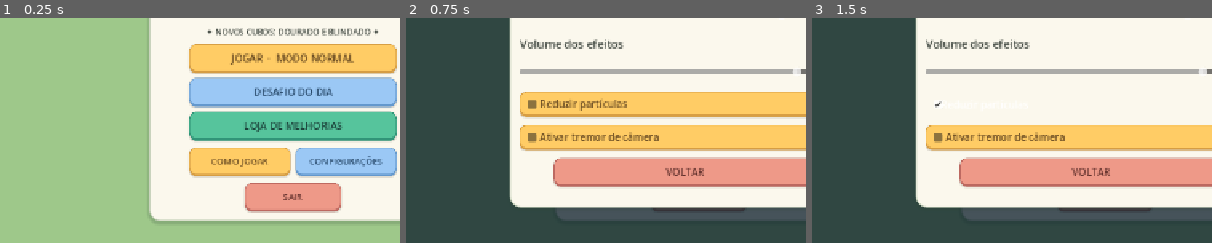
Above: before the commit, frames 1-3 (left to right).
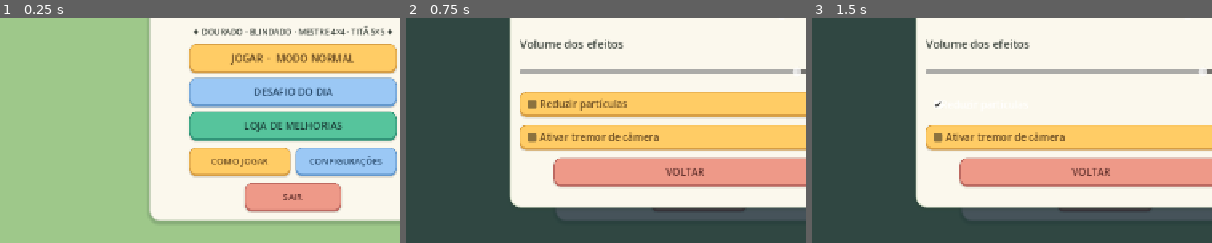
Above: after the commit, the same moments.

Repository: kardecallan566/KubRogue
Game: Godot game, scene res://scenes/c7/hub_stage.tscn
The game is run twice, just before and just after one commit, with the same random seed, the same clock (stepped at 60 frames per second) and the same inputs.
Inputs:
- Up to frame 1 (0.25 s): no input
- Up to frame 2 (0.75 s): click "CONFIGURAÇÕES" at 0.5 s
- Up to frame 3 (1.5 s): click "Reduzir partículas" at 1.25 s
The pictures show only the part of the screen within x 13-63%, y 42-92%; the shares and areas given below are measured in that part.

The runs differ from the first frame. In frame 1, 1.2% of the frame differs, in the area x 48-98%, y 3-8%; in frame 2, nothing differs; in frame 3, nothing differs.

Commit message:
feat(c7): functional 4x4 and 5x5 cubes with inner layers, visuals and rewards

Diff:
--- a/scripts/c7/game_stage.gd
+++ b/scripts/c7/game_stage.gd
@@ -15,6 +15,7 @@
 const BossVisual = preload("res://scripts/visual/cube_3x3.gd")
 const CubeBase = preload("res://scripts/visual/cube_3x3.gd")
 const CubeVisual = preload("res://scripts/visual/cube_2x2.gd")
+const LargeCubeVisual = preload("res://scripts/visual/cube_nxn.gd")
 const HandCursor = preload("res://scripts/c5/hand_cursor_sprite.gd")
 const ACTION_INTERVAL := 0.34
 const ROTATION_DURATION := 0.26
@@ -574,7 +575,7 @@
     animation_clock = 0.0
     action_cooldown = 0.0
     paused = not save_ready
-    message_label.text = "Dourado +32 · Blindado +30 · Elite +80." if save_ready else (
+    message_label.text = "Dourado 32 · Blindado 30 · Mestre 4×4 68 · Titã 5×5 110." if save_ready else (
         "Salvamento indisponível: não é seguro começar a partida.")
     _set_summary_visible(false)
     _spawn_one_if_possible()
@@ -623,11 +624,23 @@
     root.name = "CubeActor_%d_%s" % [id, kind]
     root.position = Vector3(p.x, 0.0, p.y)
     add_child(root)
-    var cube: CubeBase = BossVisual.new() if kind == "elite" else CubeVisual.new()
-    cube.name = "Cube2x2"
-    var scale_size := 1.49 if kind == "elite" else (1.78 if kind == "reinforced" else 1.65)
+    var cube: CubeBase
+    if kind == "master4":
+        cube = LargeCubeVisual.new(4)
+    elif kind == "master5":
+        cube = LargeCubeVisual.new(5)
+    elif kind == "elite":
+        cube = BossVisual.new()
+    else:
+        cube = CubeVisual.new()
+    cube.name = "Cube%d" % (5 if kind == "master5" else (4 if kind == "master4" else (3 if kind == "elite" else 2)))
+    var scale_size := 1.85 if kind == "master5" else (1.72 if kind == "master4" else (
+        1.49 if kind == "elite" else (1.78 if kind == "reinforced" else 1.65)))
     cube.scale = Vector3.ONE * scale_size
-    cube.position.y = (cube.CELL + cube.STEP * (2.0 if kind == "elite" else 1.0)) * scale_size * 0.5
+    if kind == "master4" or kind == "master5":
+        cube.position.y = float(cube.call("visual_height")) * scale_size * 0.5
+    else:
+        cube.position.y = (cube.CELL + cube.STEP * (2.0 if kind == "elite" else 1.0)) * scale_size * 0.5
     root.add_child(cube)
     # Two distinct challenges, no HP: 2-4 legal inverses vs 5-8.
     var depth := director.scramble_depth(kind, id, build.reinforced_reduction())
@@ -662,7 +675,7 @@
         "kind": kind, "home": Vector2(p.x, p.y),
         "awarded": false, "accent": accent
     }
-    _sound("elite" if kind == "elite" or kind == "armored" else ("coins" if kind == "golden" else "spawn"))
+    _sound("elite" if kind in ["elite", "armored", "master4", "master5"] else ("coins" if kind == "golden" else "spawn"))
     var spawn_title := ""
     if kind == "elite":
         spawn_title = "ELITE 3×3!"
@@ -670,8 +683,12 @@
         spawn_title = "✦ CUBO DOURADO!"
     elif kind == "armored":
         spawn_title = "◆ CUBO BLINDADO!"
+    elif kind == "master4":
+        spawn_title = "✦ MESTRE 4×4!"
+    elif kind == "master5":
+        spawn_title = "✧ TITÃ 5×5!"
     _spark(root.position + Vector3(0, cube.position.y, 0),
-        "elite" if kind == "elite" or kind == "armored" else ("coins" if kind == "golden" else "turn"),
+        "elite" if kind in ["elite", "armored", "master4", "master5"] else ("coins" if kind == "golden" else "turn"),
         spawn_title)
     _update_hud()
 
--- a/scripts/c7/hub_stage.gd
+++ b/scripts/c7/hub_stage.gd
@@ -102,7 +102,7 @@
     var gap := HSeparator.new()
     gap.mouse_filter = Control.MOUSE_FILTER_IGNORE
     column.add_child(gap)
-    feedback_label = _label(column, "✦ NOVOS CUBOS: DOURADO E BLINDADO ✦", 13)
+    feedback_label = _label(column, "✦ DOURADO · BLINDADO · MESTRE 4×4 · TITÃ 5×5 ✦", 13)
     feedback_label.name = "Muted"
     feedback_label.horizontal_alignment = HORIZONTAL_ALIGNMENT_CENTER
     var main_actions := VBoxContainer.new()
--- a/scripts/c7/special_director.gd
+++ b/scripts/c7/special_director.gd
@@ -4,15 +4,17 @@
 const SPECIAL_WAVES := {
     1: {1:"golden"},
     2: {2:"armored", 6:"golden"},
-    3: {3:"golden", 8:"armored"},
-    4: {1:"golden", 5:"armored"}
+    3: {3:"golden", 8:"armored", 10:"master4"},
+    4: {1:"golden", 5:"armored", 7:"master5"}
 }
 const KIND_INFO := {
     "apprentice": {"label":"Aprendiz", "depth_min":2, "depth_max":4, "coins":10, "xp":1},
     "reinforced": {"label":"Reforçado", "depth_min":5, "depth_max":8, "coins":18, "xp":2},
     "golden": {"label":"Dourado", "depth_min":3, "depth_max":5, "coins":32, "xp":2},
     "armored": {"label":"Blindado", "depth_min":8, "depth_max":11, "coins":30, "xp":3},
-    "elite": {"label":"Elite 3×3", "depth_min":6, "depth_max":12, "coins":80, "xp":6}
+    "elite": {"label":"Elite 3×3", "depth_min":6, "depth_max":12, "coins":80, "xp":6},
+    "master4": {"label":"Mestre 4×4×4", "depth_min":7, "depth_max":10, "coins":68, "xp":5},
+    "master5": {"label":"Titã 5×5×5", "depth_min":9, "depth_max":13, "coins":110, "xp":8}
 }
 
 func _init(upgrades = null) -> void:
@@ -35,6 +37,6 @@
     var upper: int = int(info["depth_max"])
     var span := upper - lower + 1
     var turns := lower + (actor_id % span)
-    if kind == "reinforced" or kind == "armored":
+    if kind == "reinforced" or kind == "armored" or kind == "master4" or kind == "master5":
         return maxi(2, turns - reduction)
     return turns
--- a/scripts/c7/special_visuals.gd
+++ b/scripts/c7/special_visuals.gd
@@ -10,6 +10,16 @@
         "body": Color("#464063"), "edge": Color("#b7a4ee"),
         "ring": Color("#c1a6f2"), "title": "◆ BLINDADO",
         "glow": Color("#ab89eb")
+    },
+    "master4": {
+        "body": Color("#254c62"), "edge": Color("#8de6f5"),
+        "ring": Color("#88d9ef"), "title": "✦ MESTRE 4×4",
+        "glow": Color("#63c9f0")
+    },
+    "master5": {
+        "body": Color("#3f325b"), "edge": Color("#f4acd5"),
+        "ring": Color("#f1bce0"), "title": "✧ TITÃ 5×5",
+        "glow": Color("#e7a2e4")
     }
 }
 
@@ -33,8 +43,8 @@
     var ring := MeshInstance3D.new()
     ring.name = "SpecialHalo"
     var torus := TorusMesh.new()
-    torus.inner_radius = 0.94
-    torus.outer_radius = 1.015
+    torus.inner_radius = 1.02 if kind == "master5" else (0.98 if kind == "master4" else 0.94)
+    torus.outer_radius = torus.inner_radius + 0.075
     ring.mesh = torus
     ring.position.y = 0.075
     var ring_material := StandardMaterial3D.new()
@@ -51,7 +61,7 @@
     sign.text = String(entry["title"])
     sign.font_size = 27
     sign.pixel_size = 0.008
-    sign.position = Vector3(0, 1.24, 0)
+    sign.position = Vector3(0, 1.38 if kind == "master5" else 1.24, 0)
     sign.billboard = BaseMaterial3D.BILLBOARD_ENABLED
     sign.modulate = entry["edge"]
     sign.outline_modulate = Color("#1a2532")
@@ -64,7 +74,7 @@
     mesh.radius = 0.12
     mesh.height = 0.23
     top.mesh = mesh
-    top.position = Vector3(0, 1.56, 0)
+    top.position = Vector3(0, 1.68 if kind == "master5" else 1.56, 0)
     top.material_override = ring_material
     decorations.add_child(top)
     return decorations
--- a/scripts/c7/special_wallet.gd
+++ b/scripts/c7/special_wallet.gd
@@ -2,7 +2,9 @@
 ## C7: two new payout tiers without changing the established C2/C3 values.
 const EXTRA_REWARDS := {
     "golden": {"coins": 32, "xp": 2},
-    "armored": {"coins": 30, "xp": 3}
+    "armored": {"coins": 30, "xp": 3},
+    "master4": {"coins": 68, "xp": 5},
+    "master5": {"coins": 110, "xp": 8}
 }
 
 func award(cube_id: int, kind: String, bonus_fraction: float = 0.0) -> Dictionary:
--- /dev/null
+++ b/scripts/puzzle/cube_state_nxn.gd
@@ -0,0 +1,156 @@
+extends RefCounted
+## Integer, orientation-aware state for actual visible NxNxN puzzle cubies.
+## Supports outer and inner slices, including even-sized 4x4 middle layers.
+## Inner invisible core is omitted (only surface cubies can carry stickers).
+const BaseState = preload("res://scripts/puzzle/cube_state.gd")
+const FACES = BaseState.FACES
+
+var order := 4
+var limit := 3
+var pieces: Dictionary = {}
+var history: Array[Dictionary] = []
+
+func _init(size: int = 4) -> void:
+    order = clampi(size, 4, 5)
+    limit = order - 1
+    for ix in range(order):
+        for iy in range(order):
+            for iz in range(order):
+                if ix > 0 and iy > 0 and iz > 0 \
+                        and ix < order - 1 and iy < order - 1 and iz < order - 1:
+                    continue
+                var pos := Vector3i(-limit + 2 * ix, -limit + 2 * iy, -limit + 2 * iz)
+                var id := "%d,%d,%d" % [pos.x, pos.y, pos.z]
+                pieces[id] = {
+                    "position": pos,
+                    "axes": [Vector3i.RIGHT, Vector3i.UP, Vector3i(0, 0, 1)]
+                }
+
+static func dot_i(a: Vector3i, b: Vector3i) -> int:
+    return BaseState.dot_i(a, b)
+
+static func cross_i(a: Vector3i, b: Vector3i) -> Vector3i:
+    return BaseState.cross_i(a, b)
+
+static func rotate_vector(v: Vector3i, axis: Vector3i, turns: int) -> Vector3i:
+    return BaseState.rotate_vector(v, axis, turns)
+
+func selected_ids(face: String, layer: int = 0) -> Array[String]:
+    var result: Array[String] = []
+    if not FACES.has(face) or layer < 0 or layer >= order:
+        return result
+    var normal: Vector3i = FACES[face]
+    var coordinate := limit - 2 * layer
+    for id in pieces:
+        var p: Vector3i = pieces[id]["position"]
+        if dot_i(p, normal) == coordinate:
+            result.append(id)
+    result.sort()
+    return result
+
+func move(face: String, turns: int = 1, layer: int = 0, record: bool = true) -> bool:
+    if not FACES.has(face) or turns == 0 or absi(turns) > 2 \
+            or layer < 0 or layer >= order:
+        return false
+    var axis: Vector3i = FACES[face]
+    for id in selected_ids(face, layer):
+        var piece: Dictionary = pieces[id]
+        piece["position"] = rotate_vector(piece["position"], axis, turns)
+        var current: Array = piece["axes"]
+        var rotated: Array = []
+        for v in current:
+            rotated.append(rotate_vector(v, axis, turns))
+        piece["axes"] = rotated
+        pieces[id] = piece
+    if record:
+        history.append({"face":face, "layer":layer, "turns":turns})
+    return true
+
+func scramble(count: int, seed_value: int = 0) -> Array[Dictionary]:
+    var rng := RandomNumberGenerator.new()
+    if seed_value == 0:
+        rng.randomize()
+    else:
+        rng.seed = seed_value
+    var faces: Array = FACES.keys()
+    var result: Array[Dictionary] = []
+    var previous_axis := ""
+    for _i in range(maxi(0, count)):
+        var face: String = String(faces[rng.randi_range(0, faces.size() - 1)])
+        var layer := rng.randi_range(0, order - 2)
+        # Keep at least some internal slices, but avoid identity through
+        # consecutive identical slice repeats.
+        var key := face + "-" + str(layer)
+        while key == previous_axis:
+            face = String(faces[rng.randi_range(0, faces.size() - 1)])
+            layer = rng.randi_range(0, order - 2)
+            key = face + "-" + str(layer)
+        var turns: int = [-1, 1, 2][rng.randi_range(0, 2)]
+        result.append({"face":face, "layer":layer, "turns":turns})
+        previous_axis = key
+    return result
+
+func reversed_history() -> Array[Dictionary]:
+    var result: Array[Dictionary] = []
+    for i in range(history.size() - 1, -1, -1):
+        var item: Dictionary = history[i]
+        result.append({"face":item["face"], "layer":item["layer"], "turns":-int(item["turns"])})
+    return result
+
+func snapshot() -> Dictionary:
+    var items: Array[Dictionary] = []
+    var ids := pieces.keys()
+    ids.sort()
+    for id in ids:
+        var piece: Dictionary = pieces[id]
+        var p: Vector3i = piece["position"]
+        var a: Array = piece["axes"]
+        items.append({"id":id, "p":[p.x,p.y,p.z],
+            "a":[[a[0].x,a[0].y,a[0].z],[a[1].x,a[1].y,a[1].z],[a[2].x,a[2].y,a[2].z]]})
+    return {"size":order, "pieces":items}
+
+func is_valid() -> bool:
+    var expected := order * order * order - (order - 2) * (order - 2) * (order - 2)
+    if pieces.size() != expected:
+        return false
+    var locations := {}
+    for id in pieces:
+        var piece: Dictionary = pieces[id]
+        var p: Vector3i = piece["position"]
+        if absi(p.x) > limit or absi(p.y) > limit or absi(p.z) > limit:
+            return false
+        if posmod(p.x + limit, 2) != 0 or posmod(p.y + limit, 2) != 0 \
+                or posmod(p.z + limit, 2) != 0:
+            return false
+        if absi(p.x) != limit and absi(p.y) != limit and absi(p.z) != limit:
+            return false
+        if locations.has(p):
+            return false
+        locations[p] = true
+        var a: Array = piece["axes"]
+        if a.size() != 3:
+            return false
+        var x: Vector3i = a[0]
+        var y: Vector3i = a[1]
+        var z: Vector3i = a[2]
+        if x.length_squared() != 1 or y.length_squared() != 1 or z.length_squared() != 1:
+            return false
+        if dot_i(x,y) != 0 or dot_i(x,z) != 0 or dot_i(y,z) != 0:
+            return false
+        if cross_i(x,y) != z:
+            return false
+    return true
+
+func is_solved() -> bool:
+    if not is_valid():
+        return false
+    for id in pieces:
+        var item: Dictionary = pieces[id]
+        var p: Vector3i = item["position"]
+        var axes: Array = item["axes"]
+        if String(id) != "%d,%d,%d" % [p.x,p.y,p.z]:
+            return false
+        if axes[0] != Vector3i.RIGHT or axes[1] != Vector3i.UP \
+                or axes[2] != Vector3i(0,0,1):
+            return false
+    return true
--- /dev/null
+++ b/scripts/visual/cube_nxn.gd
@@ -0,0 +1,112 @@
+extends "res://scripts/visual/cube_3x3.gd"
+## Parametric genuine 4x4x4 and 5x5x5 geometry.
+## Uses the same rounded cubie meshes and legal pivot animation as C0–C7,
+## but supports all inner/outer layers of the NxNxN integer puzzle state.
+const NxState = preload("res://scripts/puzzle/cube_state_nxn.gd")
+var order := 4
+var physical_spacing := 0.28
+var physical_cell := 0.265
+var physical_sticker := 0.222
+var physical_sticker_depth := 0.010
+
+func _init(size: int = 4) -> void:
+    order = clampi(size, 4, 5)
+    physical_spacing = 1.14 / float(order)
+    physical_cell = physical_spacing * 0.948
+    physical_sticker = physical_cell * 0.83
+    physical_sticker_depth = physical_cell * 0.037
+
+func _new_puzzle():
+    return NxState.new(order)
+
+func visual_height() -> float:
+    return physical_cell + float(order - 1) * physical_spacing
+
+## Coordinates advance by two on every logical cubie position.
+func _grid_step() -> float:
+    return physical_spacing * 0.5
+
+func _build_geometry() -> void:
+    body_mesh = RoundedBox.make_mesh(Vector3.ONE * physical_cell,
+        physical_cell * 0.070, 2)
+    sticker_mesh = RoundedBox.make_mesh(
+        Vector3(physical_sticker, physical_sticker, physical_sticker_depth),
+        physical_sticker_depth * 0.23, 1
+    )
+    var body_material := _material(Color("#172436"), 0.37)
+    var stickers := {}
+    for face in COLORS:
+        stickers[face] = _material(COLORS[face], 0.28)
+    var outer := order - 1
+    for id in puzzle.pieces:
+        var home: Vector3i = puzzle.pieces[id]["position"]
+        var cubie := Node3D.new()
+        cubie.name = "Cubie_" + String(id).replace(",", "_")
+        assembly.add_child(cubie)
+        cubies[id] = cubie
+
+        var body := MeshInstance3D.new()
+        body.name = "RoundedBody"
+        body.mesh = body_mesh
+        body.material_override = body_material
+        cubie.add_child(body)
+        body_nodes.append(body)
+
+        for face in COLORS:
+            var direction: Vector3i = NxState.FACES[face]
+            if NxState.dot_i(home, direction) != outer:
+                continue
+            var sticker := MeshInstance3D.new()
+            sticker.name = "Sticker_" + face
+            sticker.mesh = sticker_mesh
+            sticker.material_override = stickers[face]
+            sticker.position = Vector3(direction) * (
+                physical_cell * 0.5 + physical_sticker_depth * 0.5 + 0.0005)
+            sticker.quaternion = Quaternion(Vector3.BACK, Vector3(direction))
+            cubie.add_child(sticker)
+            sticker_nodes.append(sticker)
+
+func scramble_now(count: int = 9, seed_value: int = 42) -> void:
+    if movement_busy:
+        return
+    puzzle = _new_puzzle()
+    var commands: Array[Dictionary] = puzzle.scramble(maxi(2, count), seed_value)
+    for command in commands:
+        puzzle.move(String(command["face"]), int(command["turns"]), int(command["layer"]), true)
+    solution_plan = puzzle.reversed_history()
+    sync_poses()
+
+## Real quarter/half turns of outer and inner physical layers.
+func rotate_layer(face: String, turns: int = 1, layer: int = 0,
+        duration: float = 0.26, record: bool = false) -> void:
+    if movement_busy or not NxState.FACES.has(face) or turns == 0 \
+            or absi(turns) > 2 or layer < 0 or layer >= order:
+        return
+    movement_busy = true
+    var axis: Vector3i = NxState.FACES[face]
+    var selected: Array[String] = puzzle.selected_ids(face, layer)
+    var pivot := Node3D.new()
+    pivot.name = "RotatingSlice_%s_%d" % [face, layer]
+    assembly.add_child(pivot)
+    for id in selected:
+        cubies[id].reparent(pivot, true)
+    var tween := create_tween().set_trans(Tween.TRANS_CUBIC).set_ease(Tween.EASE_IN_OUT)
+    tween.tween_property(pivot, "quaternion",
+        Quaternion(Vector3(axis), float(turns) * PI * 0.5), maxf(0.001, duration))
+    await tween.finished
+    for id in selected:
+        cubies[id].reparent(assembly, true)
+    pivot.queue_free()
+    puzzle.move(face, turns, layer, record)
+    sync_poses()
+    movement_busy = false
+    rotation_finished.emit(face, turns, puzzle.is_solved())
+
+func solve_next_move(duration: float = 0.26) -> void:
+    if movement_busy or solution_plan.is_empty():
+        return
+    var command: Dictionary = solution_plan.pop_front()
+    await rotate_layer(String(command["face"]), int(command["turns"]),
+        int(command["layer"]), duration, false)
+    if puzzle.is_solved():
+        solution_plan.clear()
--- /dev/null
+++ b/tests/integration/test_c7_large_cubes.gd
@@ -0,0 +1,84 @@
+extends SceneTree
+const Game = preload("res://scripts/c7/game_stage.gd")
+const Director = preload("res://scripts/c7/special_director.gd")
+const Store = preload("res://scripts/c4/save_store.gd")
+var failures := 0
+
+func _initialize() -> void:
+    call_deferred("_run")
+
+func check(ok: bool, reason: String) -> void:
+    if not ok:
+        failures += 1
+        push_error("C7 LARGE FAIL: " + reason)
+
+func _clean(path: String) -> void:
+    for suffix in ["", ".bak", ".tmp"]:
+        DirAccess.remove_absolute(ProjectSettings.globalize_path(path + suffix))
+
+func _seek(game: Game, wave_index: int, slot_index: int, kind: String) -> int:
+    game._clear_actors()
+    game.director.phase = Director.Phase.BETWEEN
+    while game.director.wave_index < wave_index:
+        if not game.director.begin_next_wave():
+            return -1
+        if game.director.wave_index < wave_index:
+            game.director.phase = Director.Phase.BETWEEN
+    game.director.next_spawn_index = slot_index
+    game.director.spawn_clock = game.director.SPAWN_INTERVAL
+    game._spawn_one_if_possible()
+    for id in game.actors:
+        if String(game.actors[id]["kind"]) == kind:
+            return int(id)
+    return -1
+
+func _run() -> void:
+    var path := "user://c7_large_wallet.json"
+    _clean(path)
+    var progress = get_root().get_node("KubeSession")
+    var challenge = get_root().get_node("KubeChallenge")
+    progress.configure(Store.new(path))
+    challenge.select_mode("daily", "2026-10-13")
+    var game: Game = Game.new()
+    get_root().add_child(game)
+    check(game.director.waves.size() == 5, "five waves unchanged")
+    check(game.save_ready and game.hand.get_active_texture() != null,
+        "approved wallet and hand keep working")
+
+    var id4: int = _seek(game, 3, 10, "master4")
+    check(id4 >= 0, "4x4 spawns on wave 4")
+    if id4 >= 0:
+        var cubie4 = game.actors[id4]["cube"]
+        check(cubie4.puzzle.order == 4 and cubie4.puzzle.is_valid(), "real 4x4 state")
+        check(cubie4.sticker_nodes.size() == 96, "96 stickers on 4x4")
+        var attempts := 0
+        while game.actors.has(id4) and attempts < 15:
+            await game.solve_actor_move(id4)
+            attempts += 1
+        check(not game.actors.has(id4), "4x4 can be solved and removed")
+        check(progress.balance() == 68, "4x4 granted 68 coins once")
+
+    var id5: int = _seek(game, 4, 7, "master5")
+    check(id5 >= 0, "5x5 spawns on wave 5")
+    if id5 >= 0:
+        var cubie5 = game.actors[id5]["cube"]
+        check(cubie5.puzzle.order == 5 and cubie5.puzzle.is_valid(), "real 5x5 state")
+        check(cubie5.sticker_nodes.size() == 150, "150 stickers on 5x5")
+        var attempts := 0
+        while game.actors.has(id5) and attempts < 18:
+            await game.solve_actor_move(id5)
+            attempts += 1
+        check(not game.actors.has(id5), "5x5 actually solves")
+        check(progress.balance() == 178, "4x4 + 5x5 credited exactly")
+        await game.solve_actor_move(id5)
+        check(progress.balance() == 178, "5x5 cannot pay twice")
+
+    check(game.director.waves[4]["types"].size() == 9,
+        "boss 3x3 reserved slot and wave count maintained")
+    game.queue_free()
+    await process_frame
+    check(Store.new(path).read_json()["coins"] == progress.balance(),
+        "persistent 4x4 and 5x5 rewards reloaded")
+    _clean(path)
+    print("KubRogue C7 playable 4x4/5x5 tests: %d failures" % failures)
+    quit(0 if failures == 0 else 1)
--- /dev/null
+++ b/tests/unit/test_c7_nxn.gd
@@ -0,0 +1,65 @@
+extends SceneTree
+const State = preload("res://scripts/puzzle/cube_state_nxn.gd")
+const Visual = preload("res://scripts/visual/cube_nxn.gd")
+var failures := 0
+
+func _initialize() -> void:
+    call_deferred("_run")
+
+func check(ok: bool, name: String) -> void:
+    if not ok:
+        failures += 1
+        push_error("C7 NXN FAIL: " + name)
+
+func _run() -> void:
+    for n in [4, 5]:
+        var puzzle = State.new(n)
+        var initial: Dictionary = puzzle.snapshot()
+        var count: int = n * n * n - (n - 2) * (n - 2) * (n - 2)
+        check(puzzle.pieces.size() == count, "%d: correct visible cubie count" % n)
+        check(puzzle.is_valid() and puzzle.is_solved(), "%d: valid solved state" % n)
+        for face in State.FACES:
+            check(puzzle.selected_ids(face).size() == n * n, "%d: %s outer layer" % [n, face])
+            check(puzzle.selected_ids(face, 1).size() == 4 * n - 4,
+                "%d: %s inner slice" % [n, face])
+            var original: Dictionary = puzzle.snapshot()
+            puzzle.move(face, 1, 1, false)
+            check(puzzle.is_valid() and not puzzle.is_solved(),
+                "%d: inner layer %s rotates logically" % [n, face])
+            puzzle.move(face, -1, 1, false)
+            check(puzzle.snapshot() == original, "%d: inner slice inverse" % [n, face])
+        var moves: Array[Dictionary] = puzzle.scramble(16, 4395)
+        var repeat: Array[Dictionary] = State.new(n).scramble(16, 4395)
+        check(moves == repeat, "%d: seeded scramble deterministic" % n)
+        var internal := false
+        for command in moves:
+            internal = internal or int(command["layer"]) > 0
+            check(puzzle.move(String(command["face"]), int(command["turns"]),
+                int(command["layer"])), "%d: all scrambled moves legal" % n)
+            check(puzzle.is_valid(), "%d: invariants after every move" % n)
+        check(internal, "%d: scramble includes inner layers" % n)
+        for command in puzzle.reversed_history():
+            puzzle.move(String(command["face"]), int(command["turns"]),
+                int(command["layer"]), false)
+        check(puzzle.snapshot() == initial and puzzle.is_solved(),
+            "%d: all outer/inner turns reversed exactly" % n)
+
+        var visual = Visual.new(n)
+        get_root().add_child(visual)
+        check(visual.cubies.size() == count, "%d: visual cubies match domain" % n)
+        check(visual.sticker_nodes.size() == 6 * n * n,
+            "%d: 6 full colored faces, not enlarged 3x3" % n)
+        check(visual.is_solved(), "%d: visual begins solved" % n)
+        visual.scramble_now(6, 764)
+        check(visual.solution_plan.size() == 6 and visual.puzzle.is_valid(),
+            "%d: visual generated legal solution plan" % n)
+        var moves_done := 0
+        while visual.moves_remaining() > 0 and moves_done < 10:
+            await visual.solve_next_move(0.001)
+            moves_done += 1
+        check(visual.is_solved() and visual.puzzle.is_valid(),
+            "%d: physical inner and outer pivots return solved NxN" % n)
+        visual.queue_free()
+        await process_frame
+    print("KubRogue C7 4x4/5x5 integer and visual tests: %d failures" % failures)
+    quit(0 if failures == 0 else 1)
Not shown, changed: .github/workflows/godot-c0.yml
Not shown, changed: docs/08-roadmap-e-backlog.md
Not shown, changed: docs/checkpoints/C7-special-cubes.md
